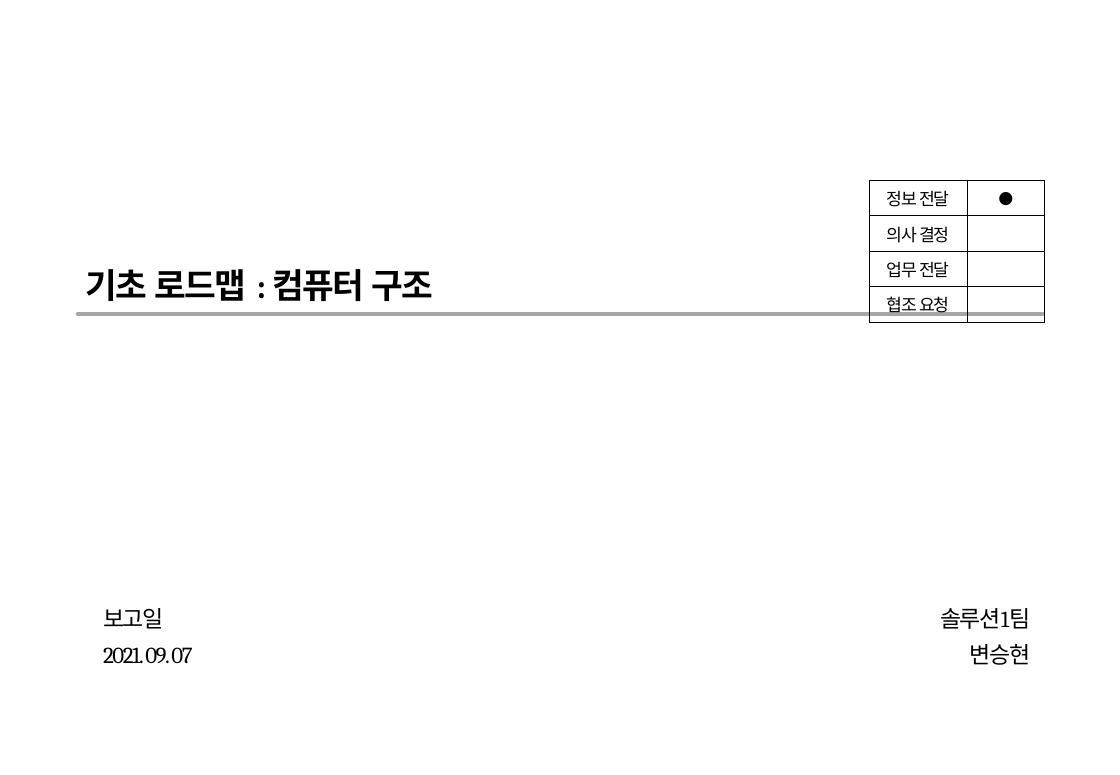
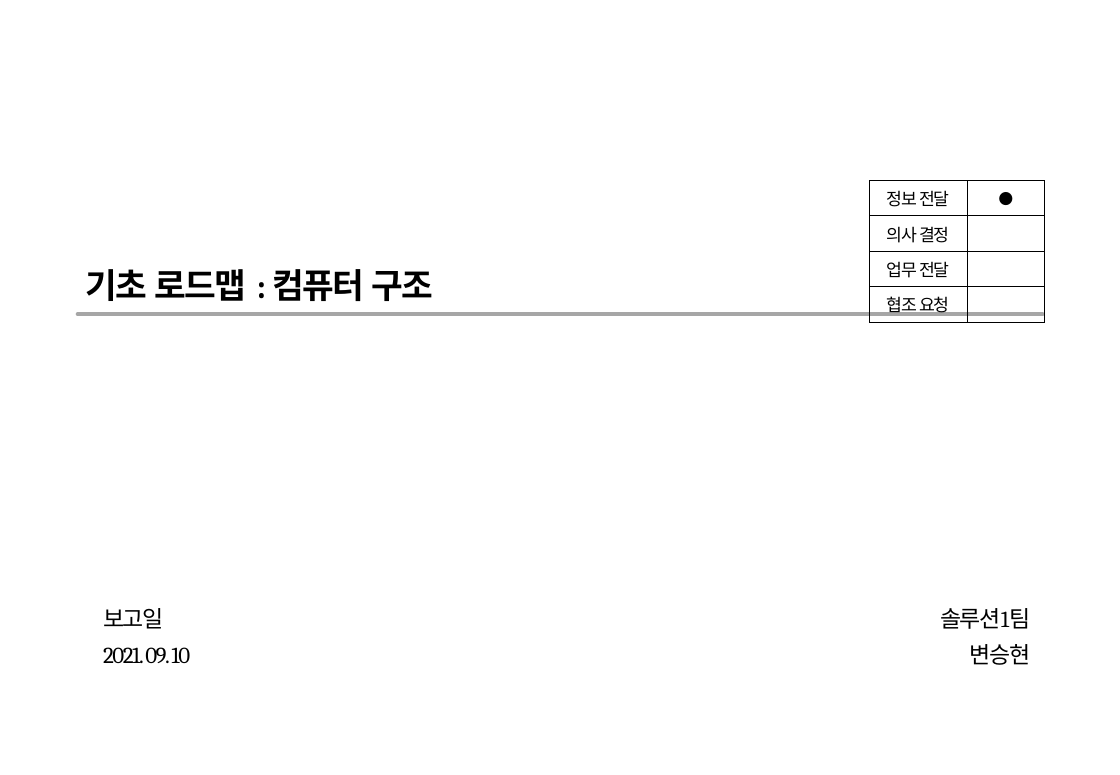
Before and after one commit to bshclosegrip/LogInGoogleFirebare, a slide deck: slide 1 of 기초 로드맵_컴퓨터 구조_변승현_21.09.07.pptx. Drawn at 1120x775 pixels with LibreOffice and Linux fonts; fonts in the diff are those of the drawing; background and template pictures are left out. Boxes give left, top, right and bottom in pixels: in the first picture for what was removed or moved away, otherwise in the second. Text is boxed around its words. In the diff, an @@ line names an element or a change of style, - is before the commit and + after.

```diff
--- a/기초 로드맵_컴퓨터 구조_변승현_21.09.07.pptx
+++ b/기초 로드맵_컴퓨터 구조_변승현_21.09.07.pptx
@@ text at [103, 647, 190, 663]: text changed @@
-2021. 09. 07
+2021. 09. 10
```
Also in this commit, not shown: 4 other slides changed, 5 slides added, 3 other files.
